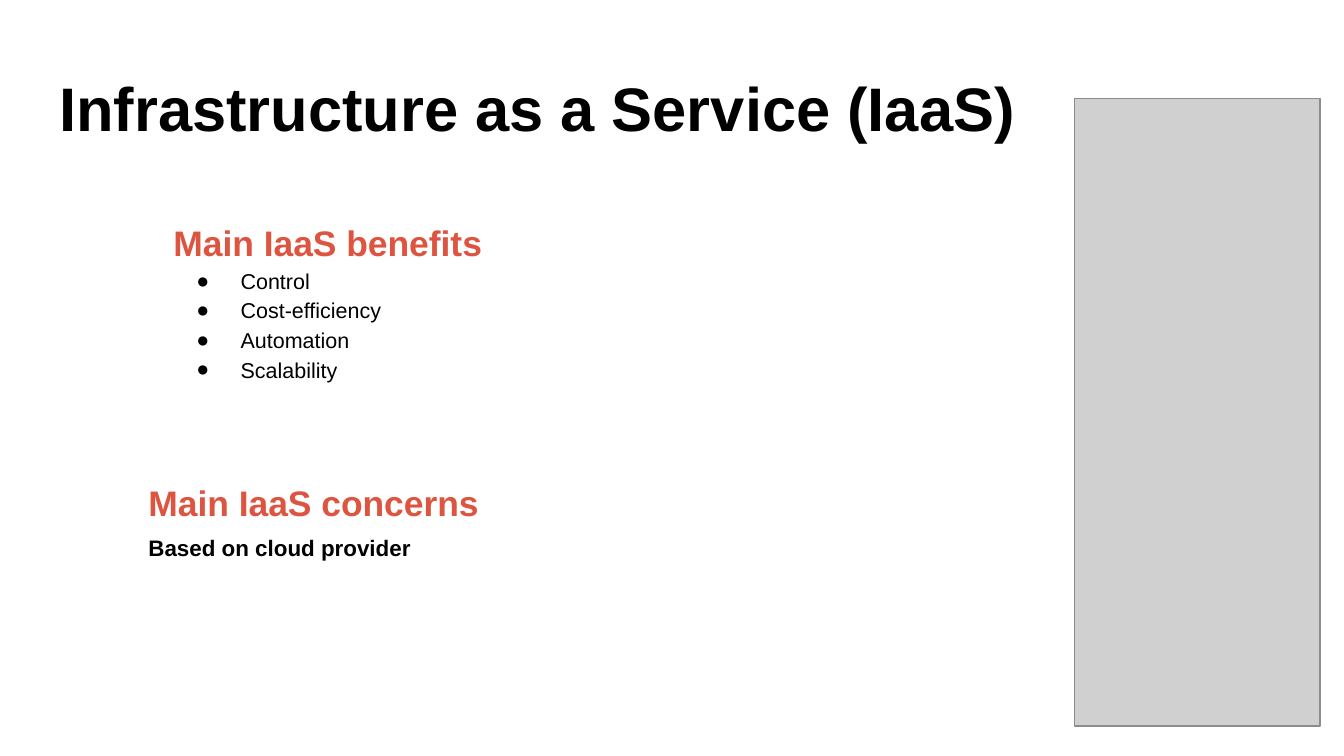
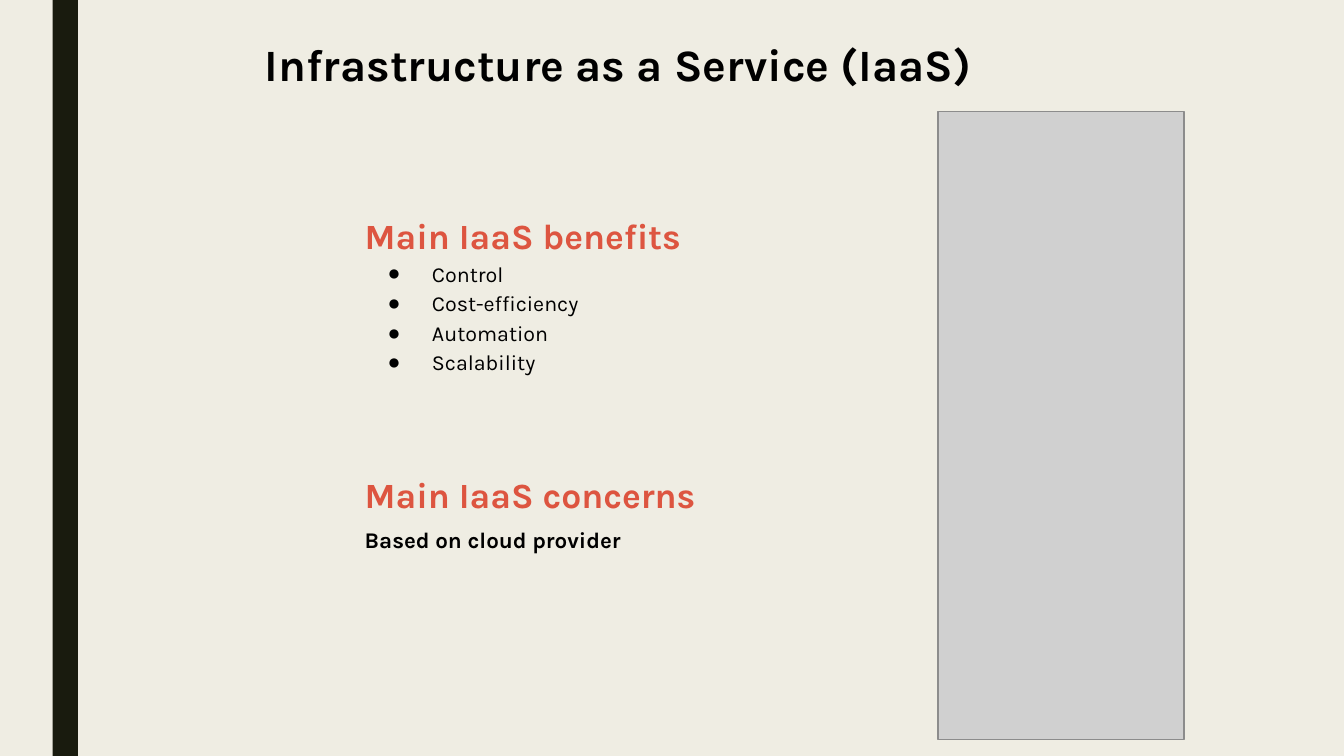
Before and after one commit to IlyaChakun/aws-iba-courses, a slide deck: slide 3 of lecture-materials/0-aws-overview/intro.pptx. Drawn at 1344x756 pixels with LibreOffice and Linux fonts; fonts in the diff are those of the drawing; grey boxes stand for pictures. Boxes give left, top, right and bottom in pixels: in the first picture for what was removed or moved away, otherwise in the second. Text is boxed around its words. In the diff, an @@ line names an element or a change of style, - is before the commit and + after.

```diff
--- a/lecture-materials/0-aws-overview/intro.pptx
+++ b/lecture-materials/0-aws-overview/intro.pptx
@@ background #FFFFFF to #EFEDE3 @@
@@ rectangle added at box(52, 0, 78, 755), fill #191B0E @@
@@ text "Infrastructure as a Service (IaaS)": place and size @@
-text "Infrastructure as a Service (IaaS)" at box(59, 86, 1014, 143)
+text "Infrastructure as a Service (IaaS)" at box(265, 47, 971, 86)
@@ text "Infrastructure as a Service (IaaS)" at box(265, 47, 971, 86): size 32.9 to 24 pt, font Arial to Karla; line spacing 1.58 to 1; less space between paragraphs @@
@@ picture: place and size @@
-picture at box(1074, 98, 1320, 726)
+picture at box(938, 112, 1184, 739)
@@ text "Main IaaS benefits": place and size @@
-text "Main IaaS benefits" at box(173, 230, 482, 383)
+text "Main IaaS benefits" at box(365, 224, 681, 376)
@@ text "Main IaaS benefits" at box(365, 224, 681, 376): font Arial to Karla @@
@@ text "Main IaaS concerns" at box(365, 483, 696, 554): font Arial to Karla @@
@@ text "Main IaaS concerns": place and size @@
-text "Main IaaS concerns" at box(148, 490, 478, 561)
+text "Main IaaS concerns" at box(365, 483, 696, 554)
```
Also in this commit, not shown: 9 other slides changed, 29 other files.
